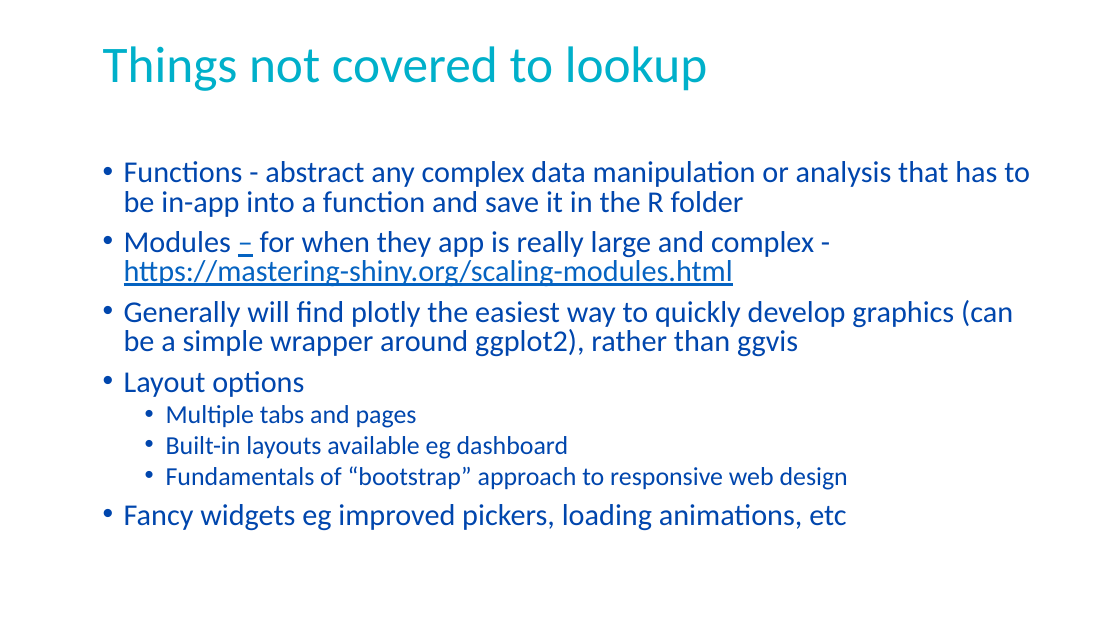
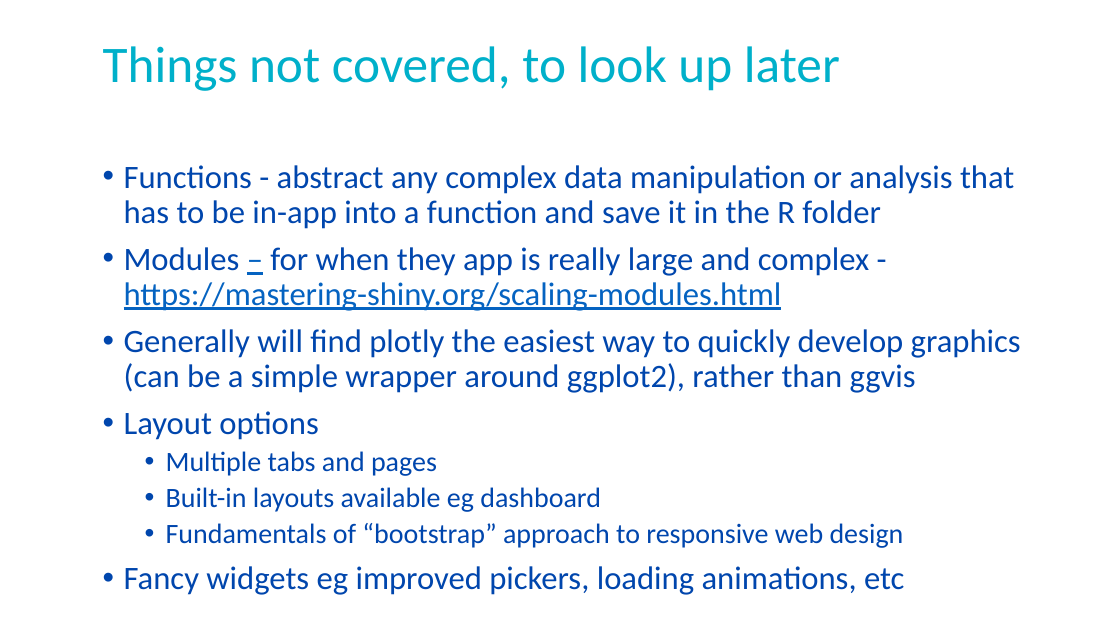
Before and after one commit to ellisp/shiny-multi-demo, a slide deck: slide 5 of doc/Building a Shiny app.pptx. Drawn at 1120x630 pixels with LibreOffice and Linux fonts; fonts in the diff are those of the drawing; background and template pictures are left out. Boxes give left, top, right and bottom in pixels: in the first picture for what was removed or moved away, otherwise in the second. Text is boxed around its words. In the diff, an @@ line names an element or a change of style, - is before the commit and + after.

```diff
--- a/doc/Building a Shiny app.pptx
+++ b/doc/Building a Shiny app.pptx
@@ title at [103,46,840,91]: text changed @@
-Things not covered to lookup
+Things not covered, to look up later
@@ text "Functions - abstract any complex ..." at [124,165,1021,595]: size 25.9 to 28 pt in "Functions - abstract any complex data manipulation ...", "Modules – for when they app is ...", "Generally will find plotly the easiest way ...", "Layout options" and 1 more places; size 22.2 to 24 pt in "Multiple tabs and pages", "Built-in layouts available eg dashboard", "Fundamentals of “bootstrap” approach to responsive web ..."; line spacing 0.8 to 0.9 @@
```
Also in this commit, not shown: 1 other slide changed.
